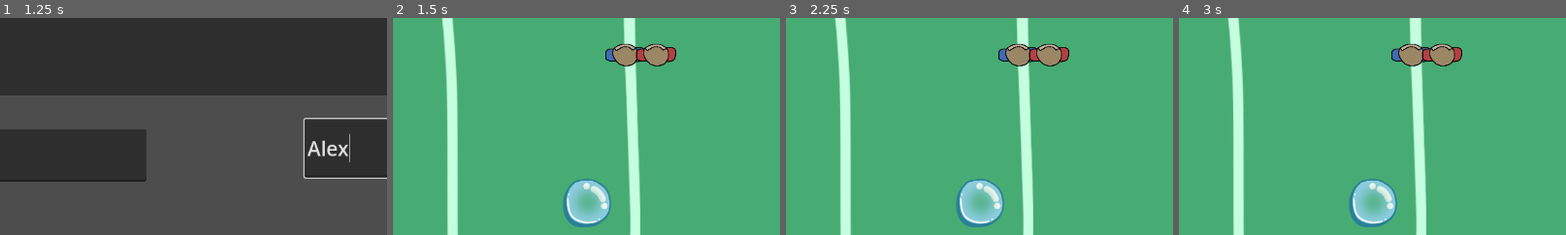
Above: before the commit, frames 1-4 (left to right).
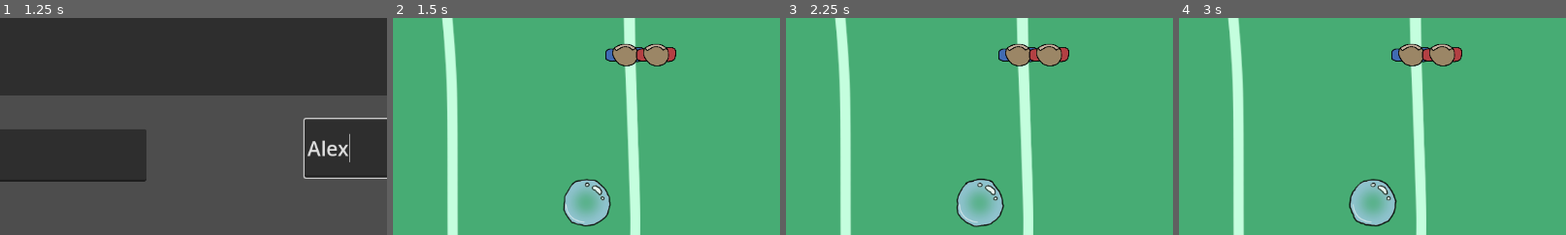
Above: after the commit, the same moments.

Repository: Calandir/ggj-2025
Game: Godot game, scene res://Scenes/menu.tscn
The game is run twice, just before and just after one commit, with the same random seed, the same clock (stepped at 60 frames per second) and the same inputs.
Inputs (mouse positions are % of the whole screen's width and height, from its top left):
- Up to frame 1 (1.25 s): click (20, 73) at 0.52 s; type "Alex" at 0.6 s; click (80, 72) at 0.75 s; type "Alex" at 0.83 s
- Up to frame 2 (1.5 s): click "START" at 1.25 s
- Up to frame 3 (2.25 s): no input
- Up to frame 4 (3 s): no input
The pictures show only the part of the screen within x 20-70%, y 42-92%; the shares and areas given below are measured in that part.

Frame 1 is identical in both runs. In frame 2, 0.9% of the frame differs, in the area x 43-57%, y 74-97%; in frame 3, 0.9%; in frame 4, 0.9%.

Commit message:
Update Bubble.tscn

Diff:
--- a/Scenes/Bubble.tscn
+++ b/Scenes/Bubble.tscn
@@ -1,9 +1,38 @@
-[gd_scene load_steps=3 format=3 uid="uid://dthq8fdiqs16e"]
+[gd_scene load_steps=7 format=3 uid="uid://dthq8fdiqs16e"]
 
-[ext_resource type="Texture2D" uid="uid://6oyk5sviab1c" path="res://Art/bubble-temp-art.png" id="1_5xnle"]
+[ext_resource type="Texture2D" uid="uid://u40r0c7xhdmk" path="res://Art/bubble_01.png" id="2_ty473"]
 
 [sub_resource type="CircleShape2D" id="CircleShape2D_0wiy4"]
 radius = 58.0
+
+[sub_resource type="AtlasTexture" id="AtlasTexture_al2sf"]
+atlas = ExtResource("2_ty473")
+region = Rect2(0, 0, 128, 128)
+
+[sub_resource type="AtlasTexture" id="AtlasTexture_qlmm0"]
+atlas = ExtResource("2_ty473")
+region = Rect2(128, 0, 128, 128)
+
+[sub_resource type="AtlasTexture" id="AtlasTexture_pq427"]
+atlas = ExtResource("2_ty473")
+region = Rect2(256, 0, 128, 128)
+
+[sub_resource type="SpriteFrames" id="SpriteFrames_3s3ww"]
+animations = [{
+"frames": [{
+"duration": 1.0,
+"texture": SubResource("AtlasTexture_al2sf")
+}, {
+"duration": 1.0,
+"texture": SubResource("AtlasTexture_qlmm0")
+}, {
+"duration": 1.0,
+"texture": SubResource("AtlasTexture_pq427")
+}],
+"loop": true,
+"name": &"default",
+"speed": 5.0
+}]
 
 [node name="Bubble0_RigidBody2D" type="RigidBody2D"]
 position = Vector2(-1, 180)
@@ -15,5 +44,6 @@
 shape = SubResource("CircleShape2D_0wiy4")
 debug_color = Color(0.0156863, 0.592157, 0.745098, 0.611765)
 
-[node name="Sprite2D" type="Sprite2D" parent="CollisionShape2D"]
-texture = ExtResource("1_5xnle")
+[node name="AnimatedSprite2D" type="AnimatedSprite2D" parent="CollisionShape2D"]
+sprite_frames = SubResource("SpriteFrames_3s3ww")
+autoplay = "default"
